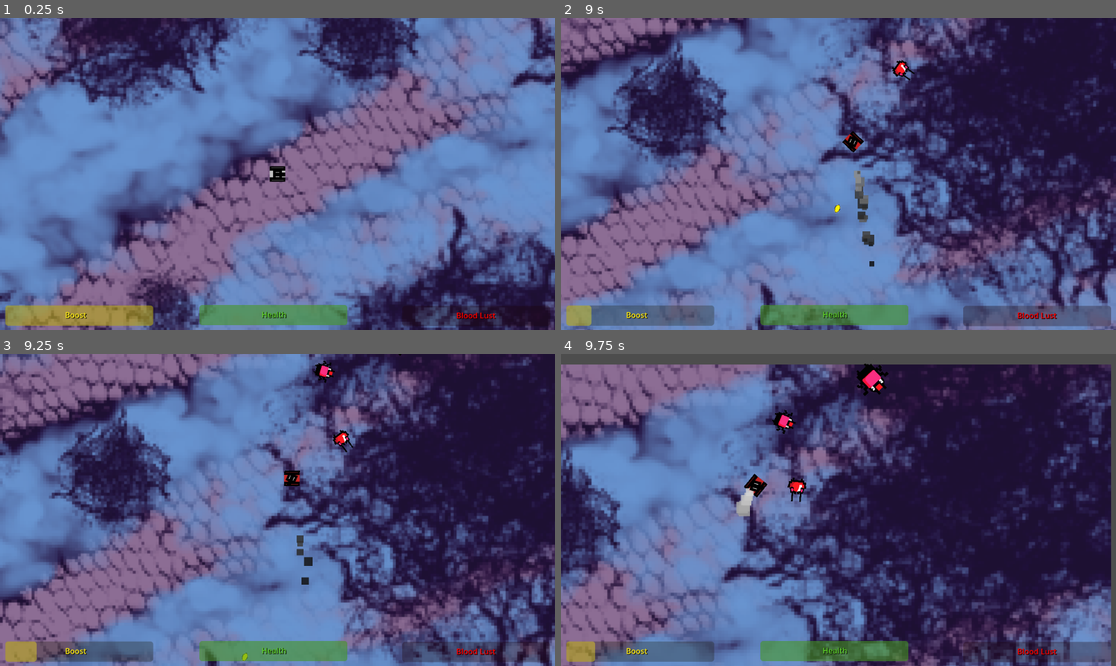
Above: before the commit, frames 1-4 (two rows, left to right).
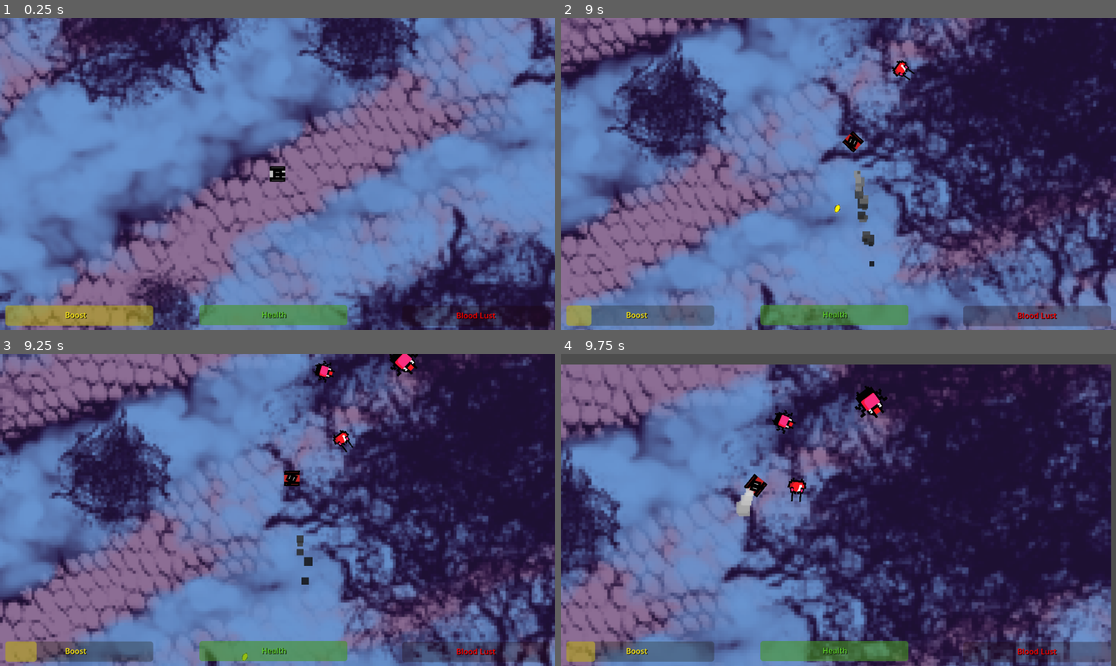
Above: after the commit, the same moments.

Repository: TheCrusty/Biotank-demake
Game: Godot game, scene res://levels/level_3.tscn
The game is run twice, just before and just after one commit, with the same random seed, the same clock (stepped at 60 frames per second) and the same inputs. This scene is started directly instead of the project's main scene.
Inputs (mouse positions are in pixels of both pictures, inside the frame that each line leads up to):
- Up to frame 1 (0.25 s): no input
- Up to frame 2 (9 s): tap Enter at 0.5 s; move the mouse to (960, 158) at 0.52 s; hold D (Rotate_Right) 0.53-1.28 s; hold Shift (Boost) 0.53-1.28 s; move the mouse to (727, 189) at 1.27 s; hold S (Reverse) 1.28-2.03 s; tap Space (Shoot) every 1.5 s from 1.35 to 8.85 s; move the mouse to (894, 105) at 2.02 s; hold D (Rotate_Right) 2.03-2.78 s; hold Shift (Boost) 2.03-2.78 s; move the mouse to (810, 236) at 2.77 s; hold W (Forward) 2.78-3.53 s; move the mouse to (1005, 220) at 3.52 s; hold Shift (Boost) 3.53-4.28 s; hold A (Rotate_Left) 3.53-5.03 s; move the mouse to (672, 127) at 4.27 s; move the mouse to (866, 174) at 5.02 s; hold S (Reverse) 5.03-5.78 s; hold Shift (Boost) 5.03-5.78 s; move the mouse to (755, 96) at 5.77 s; hold D (Rotate_Right) 5.78-6.53 s; move the mouse to (960, 158) at 6.52 s; hold W (Forward) 6.53-7.28 s; hold Shift (Boost) 6.53-7.28 s; move the mouse to (727, 189) at 7.27 s; hold D (Rotate_Right) 7.28-8.03 s; move the mouse to (894, 105) at 8.02 s; hold S (Reverse) 8.03-8.78 s; hold Shift (Boost) 8.03-8.78 s; move the mouse to (810, 236) at 8.77 s; hold A (Rotate_Left) from 8.78 s (still down)
- Up to frame 3 (9.25 s): keep holding A (Rotate_Left)
- Up to frame 4 (9.75 s): move the mouse to (1005, 556) at 9.52 s; release A (Rotate_Left) at 9.53 s; hold W (Forward) from 9.53 s (still down); hold Shift (Boost) from 9.53 s (still down)

Frames 1-2 are identical in both runs. In frame 3, 0.2% of the frame differs, in the area x 70-76%, y 0-8%; in frame 4, 0.6%, in the area x 52-60%, y 3-21%.

Commit message:
added level boundary box

Diff:
--- /dev/null
+++ b/levels/LevelBoundary.tscn
@@ -0,0 +1,30 @@
+[gd_scene load_steps=4 format=3 uid="uid://k6ea5roirtxt"]
+
+[sub_resource type="RectangleShape2D" id="RectangleShape2D_8agy4"]
+size = Vector2(20, 75.253)
+
+[sub_resource type="RectangleShape2D" id="RectangleShape2D_rby14"]
+size = Vector2(20, 74.9494)
+
+[sub_resource type="RectangleShape2D" id="RectangleShape2D_t7d44"]
+size = Vector2(2189, 1.31579)
+
+[node name="LevelBoundary" type="StaticBody2D"]
+position = Vector2(-194, -501)
+scale = Vector2(1, 19.76)
+
+[node name="WestBorder" type="CollisionShape2D" parent="."]
+position = Vector2(0, 36.9686)
+shape = SubResource("RectangleShape2D_8agy4")
+
+[node name="EastBorder" type="CollisionShape2D" parent="."]
+position = Vector2(2170, 37.0698)
+shape = SubResource("RectangleShape2D_rby14")
+
+[node name="NorthBorder" type="CollisionShape2D" parent="."]
+position = Vector2(1084.5, -0.253038)
+shape = SubResource("RectangleShape2D_t7d44")
+
+[node name="SouthBorder" type="CollisionShape2D" parent="."]
+position = Vector2(1084, 73.9372)
+shape = SubResource("RectangleShape2D_t7d44")
--- a/levels/level2.tscn
+++ b/levels/level2.tscn
@@ -1,10 +1,11 @@
-[gd_scene load_steps=6 format=3 uid="uid://b52hqifp18wec"]
+[gd_scene load_steps=7 format=3 uid="uid://b52hqifp18wec"]
 
 [ext_resource type="Texture2D" uid="uid://ba6vqm1eqm565" path="res://resources/background_3.png" id="1_72veo"]
 [ext_resource type="PackedScene" uid="uid://b8y1vgakc4pe8" path="res://player/player.tscn" id="1_ql884"]
 [ext_resource type="PackedScene" uid="uid://dbjd3834l88vu" path="res://GUI/ingame_ui.tscn" id="3_krt87"]
 [ext_resource type="Script" path="res://levels/CameraPosition.gd" id="4_1qyxb"]
 [ext_resource type="PackedScene" uid="uid://ddiq7lliqxm0u" path="res://enemy/projectile_enemy.tscn" id="4_edw4j"]
+[ext_resource type="PackedScene" uid="uid://k6ea5roirtxt" path="res://levels/LevelBoundary.tscn" id="6_3kxg4"]
 
 [node name="Node2D" type="Node2D"]
 
@@ -44,3 +45,7 @@
 [node name="projectile_enemy4" parent="." instance=ExtResource("4_edw4j")]
 position = Vector2(-338, 536)
 scale = Vector2(1.44, 1.44)
+
+[node name="LevelBoundary" parent="." instance=ExtResource("6_3kxg4")]
+visible = true
+position = Vector2(-761, -512)
--- a/levels/level_3.tscn
+++ b/levels/level_3.tscn
@@ -6,6 +6,7 @@
 [ext_resource type="PackedScene" uid="uid://ddiq7lliqxm0u" path="res://enemy/projectile_enemy.tscn" id="4_7y6b2"]
 [ext_resource type="Script" path="res://levels/CameraPosition.gd" id="4_dwlll"]
 [ext_resource type="PackedScene" uid="uid://dyyxfp7qicuri" path="res://enemy/enemy.tscn" id="5_l6cse"]
+[ext_resource type="PackedScene" uid="uid://k6ea5roirtxt" path="res://levels/LevelBoundary.tscn" id="7_2o0nj"]
 
 [node name="level_3" type="Node2D"]
 
@@ -67,3 +68,7 @@
 
 [node name="Enemy8" parent="." instance=ExtResource("5_l6cse")]
 position = Vector2(728, 311)
+
+[node name="LevelBoundary" parent="." instance=ExtResource("7_2o0nj")]
+visible = true
+position = Vector2(-944, -594)
--- a/levels/test_level.tscn
+++ b/levels/test_level.tscn
@@ -7,6 +7,7 @@
 [ext_resource type="Script" path="res://levels/CameraPosition.gd" id="4_ca0qm"]
 [ext_resource type="PackedScene" uid="uid://dbjd3834l88vu" path="res://GUI/ingame_ui.tscn" id="5_igyyk"]
 [ext_resource type="PackedScene" uid="uid://di6vmryle7epv" path="res://classes/victory_state.tscn" id="5_s5322"]
+[ext_resource type="PackedScene" uid="uid://k6ea5roirtxt" path="res://levels/LevelBoundary.tscn" id="8_563bk"]
 
 [node name="test-level" type="Node2D"]
 metadata/_edit_vertical_guides_ = [-86.0]
@@ -55,3 +56,5 @@
 scale = Vector2(1.44, 1.44)
 
 [node name="VictoryState" parent="." instance=ExtResource("5_s5322")]
+
+[node name="LevelBoundary" parent="." instance=ExtResource("8_563bk")]
Not shown: 1 places in levels/level_3.tscn that only renumber resources
Not shown: 1 places in levels/test_level.tscn that only renumber resources
